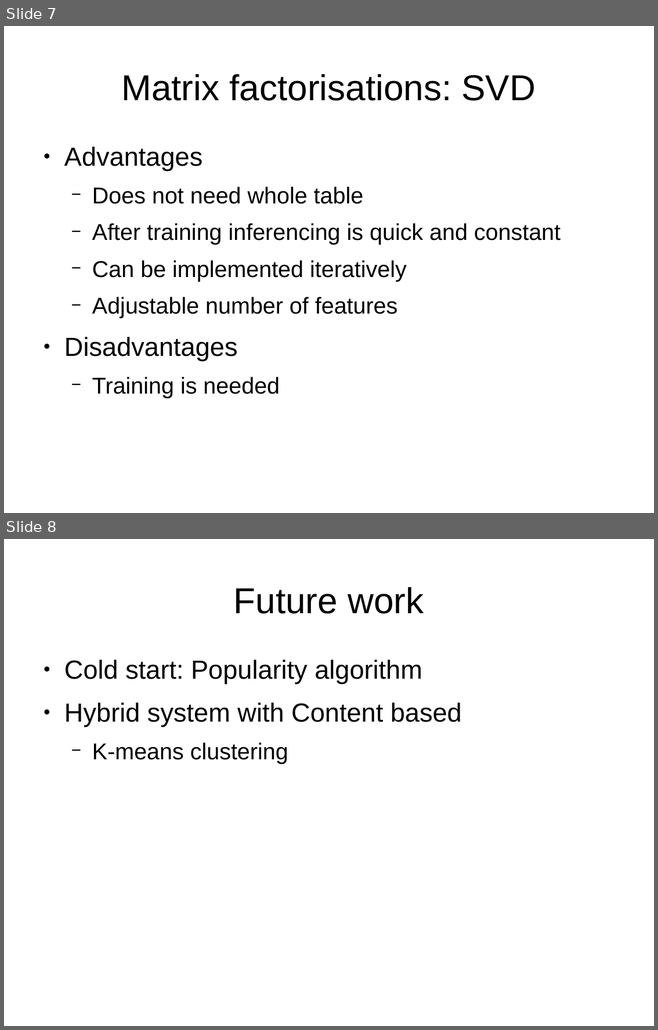
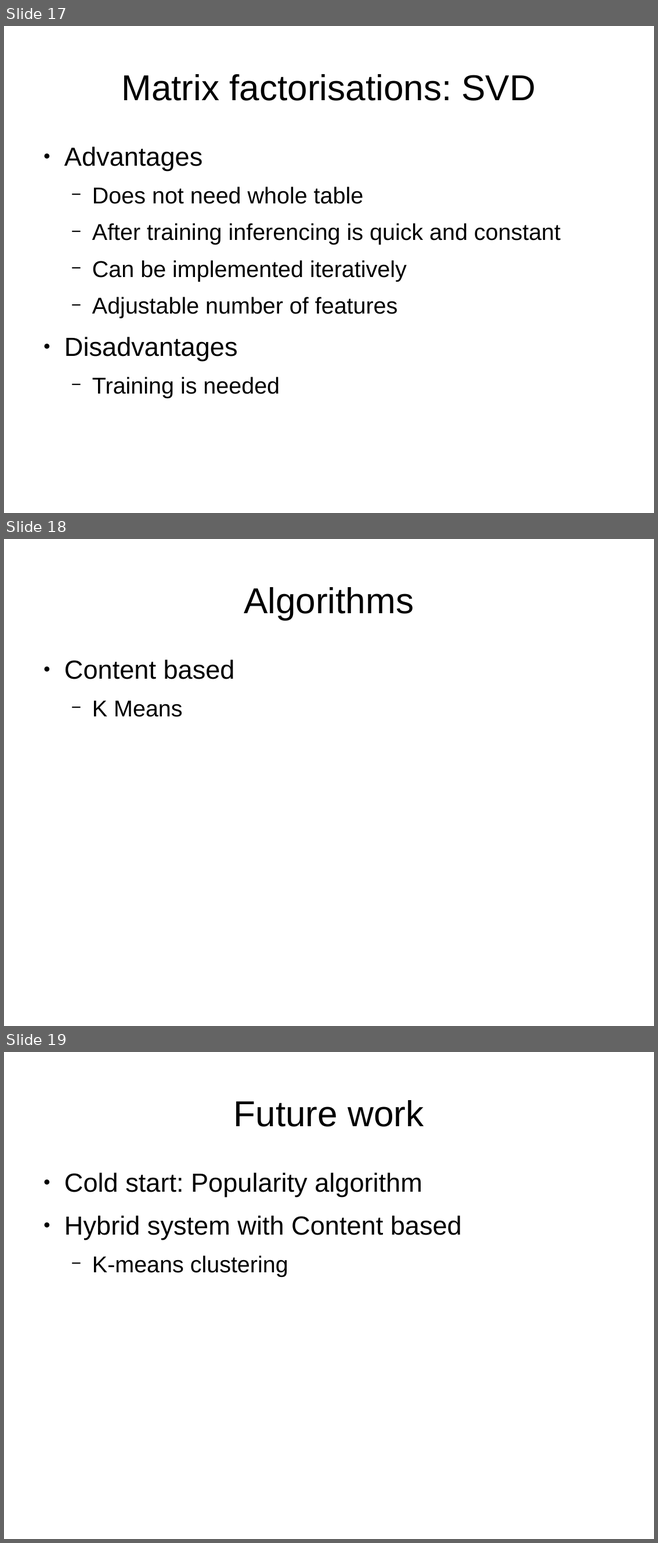
Before and after one commit to DriesSmit/Recommendation-System, a slide deck: Presentation.odp. Shown one above the other, each under a label of ours: slides 7 and 8 before the commit, slides 17, 18 and 19 after it. The pictures are 658x1030 and 658x1543 pixels, drawn with LibreOffice and Linux fonts; fonts in the diff are those of the drawing. Boxes give left, top, right and bottom in pixels: in the first picture for what was removed or moved away, otherwise in the second. Text is boxed around its words. In the diff, an @@ line names an element or a change of style, - is before the commit and + after.

```diff
--- a/Presentation.odp
+++ b/Presentation.odp
@@ slide 18 added at box(4, 539, 654, 1026), background #FFFFFF @@
@@ title added at box(244, 587, 413, 620), 44 pt, text #000000 @@
+Algorithms
@@ text added at box(64, 660, 235, 717), 32 pt, text #000000 @@
+● Content based
+  − K Means
@@ what was slide 7 is now slide 17 @@
@@ what was slide 8 is now slide 19 @@
```
Also in this commit, not shown: 3 slides changed, 10 other slides added, 1 other file.
